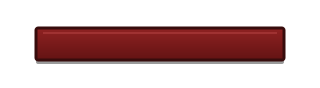
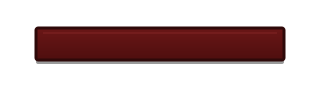
Comparing the layer stacks of the two 320 x 88 images. Changes:
painted on "door_locked" over (34, 26, 286, 62)
